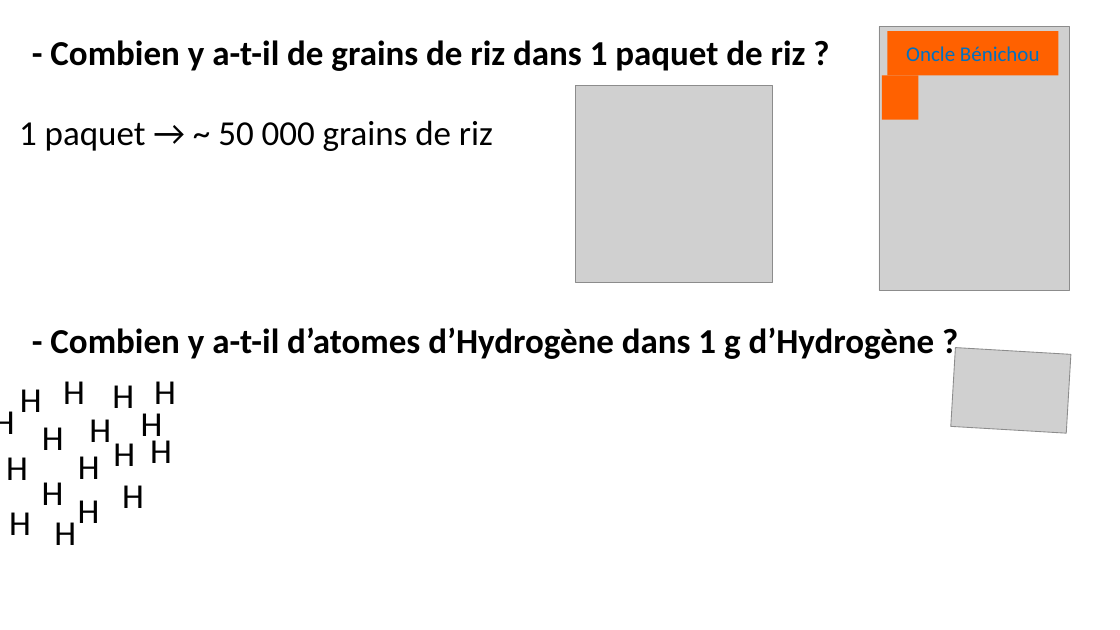
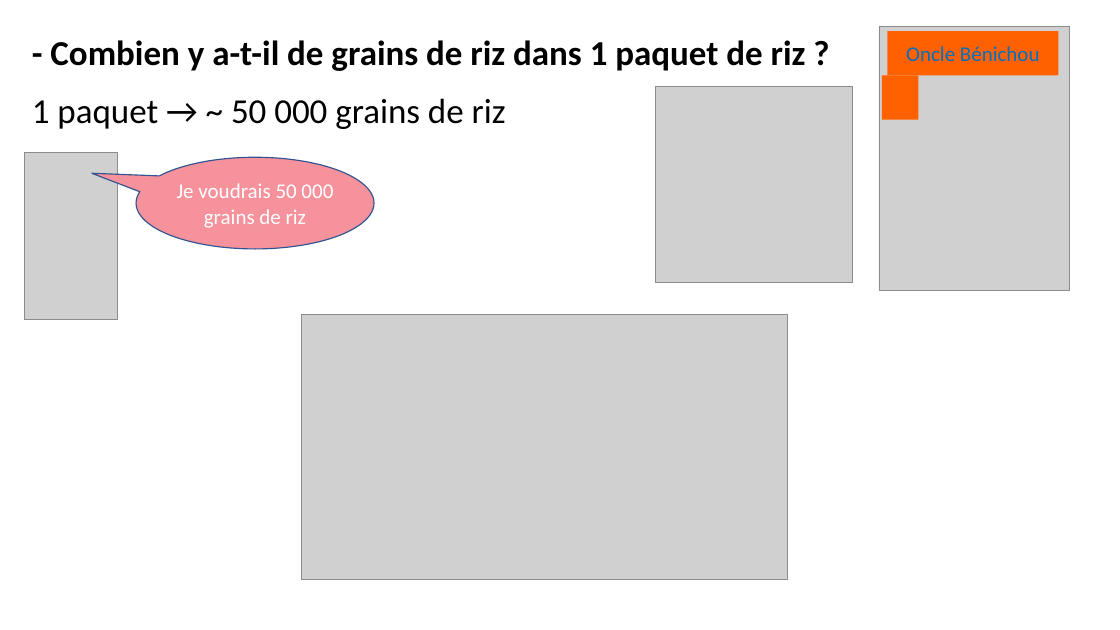
Before and after one commit to pierreghesqui/Lyc-e, a slide deck: slide 2 of Seconde/Chapitre9-LaMole/Activité/Mole.pptx. Drawn at 1120x630 pixels with LibreOffice and Linux fonts; fonts in the diff are those of the drawing; grey boxes stand for pictures. Boxes give left, top, right and bottom in pixels: in the first picture for what was removed or moved away, otherwise in the second. Text is boxed around its words. In the diff, an @@ line names an element or a change of style, - is before the commit and + after.

```diff
--- a/Seconde/Chapitre9-LaMole/Activité/Mole.pptx
+++ b/Seconde/Chapitre9-LaMole/Activité/Mole.pptx
@@ text "1 paquet → ~ 50 ...": place and size @@
-text "1 paquet → ~ 50 ..." at <box>19,120,493,151</box>
+text "1 paquet → ~ 50 ..." at <box>32,98,506,129</box>
@@ picture: place and size @@
-picture at <box>576,86,772,282</box>
+picture at <box>655,86,852,282</box>
@@ picture added at <box>24,153,118,320</box> @@
@@ speech bubble added at <box>136,157,374,249</box>, fill #F6929C, outline #325491 1 pt, 18 pt, text #FFFFFF @@
+Je voudrais 50 000 grains de riz
@@ text removed at <box>50,327,935,359</box> @@
-- Combien y a-t-il d’atomes d’Hydrogène dans 1 g d’Hydrogène ?
@@ picture added at <box>302,314,787,579</box> @@
@@ picture removed at <box>951,348,1072,434</box> @@
@@ group removed at <box>0,381,176,545</box>: 18 texts @@
-H
-H
-H
-H
-H
-H
-H
-H
-H
-H
-H
-H
-H
-H
-H
-H
-H
-H
```
Also in this commit, not shown: 3 other slides changed, 5 slides added, 1 slide removed, 6 other files.
